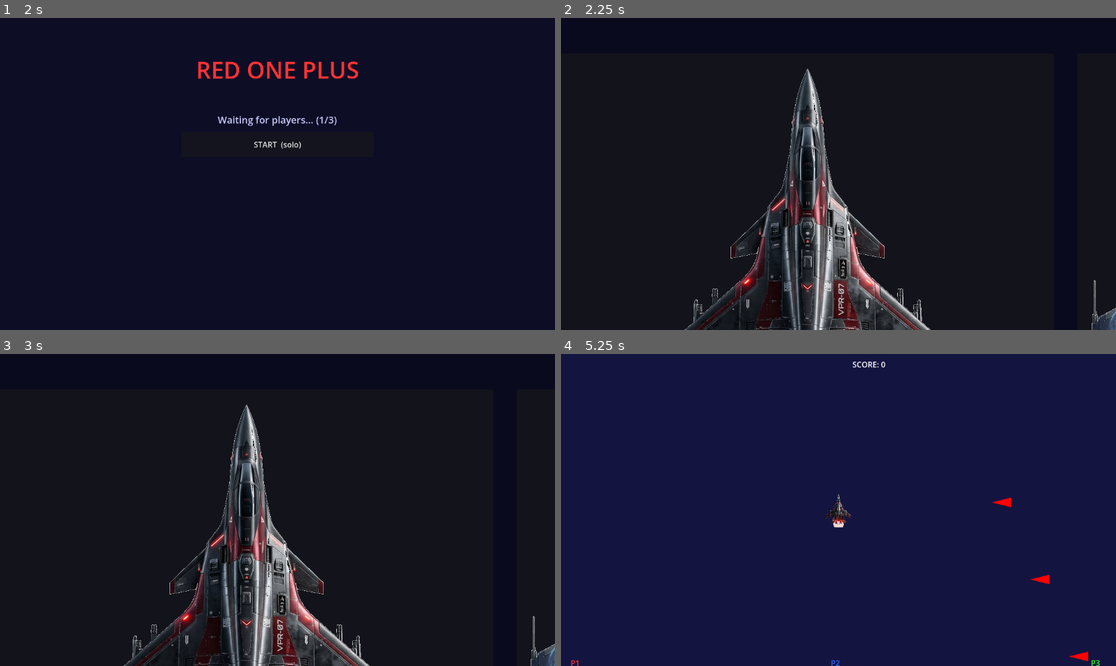
Above: before the commit, frames 1-4 (two rows, left to right).
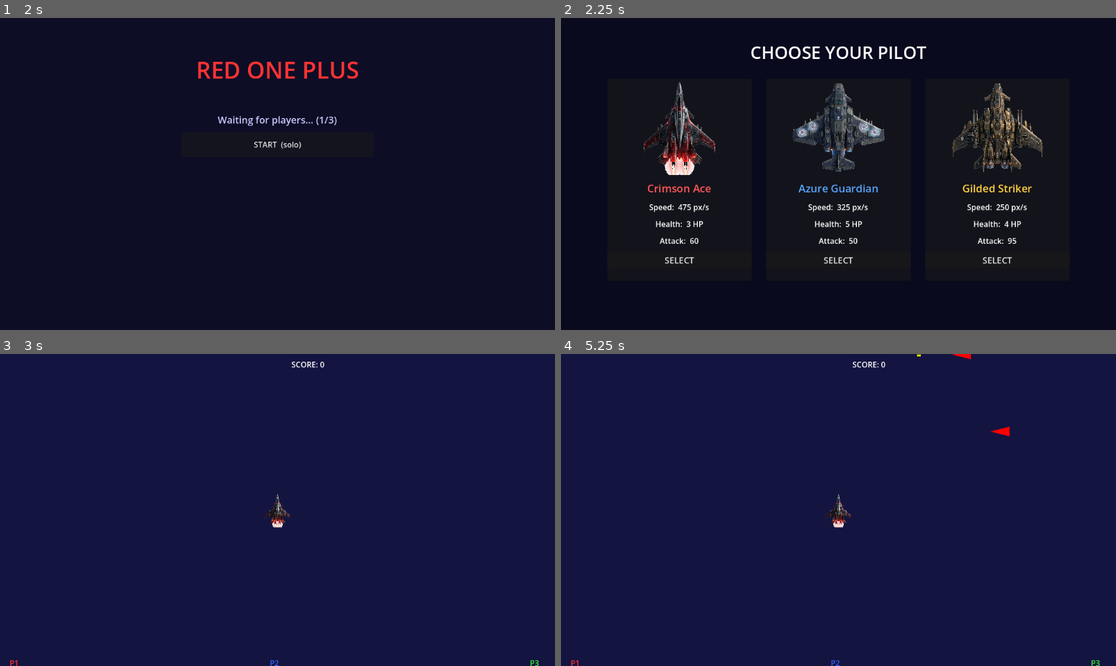
Above: after the commit, the same moments.

Repository: melissaskwarski-stack/Red-one-plus
Game: Godot game, scene res://scenes/MainMenu.tscn
Two runs of this game, one before a commit and one after it. Both use one fixed random seed, a clock stepped at 60 frames per second and the inputs below.
Inputs (mouse positions are in pixels of both pictures, inside the frame that each line leads up to):
- Up to frame 1 (2 s): tap Enter at 0.5 s; hold Right (ui_right) 0.53-1.25 s; hold Shift 0.53-1.25 s; tap Space at 0.77 s; click "HOST GAME" at 1.25 s
- Up to frame 2 (2.25 s): click "START (solo)" at 2 s
- Up to frame 3 (3 s): click (116, 597) at 2.75 s, where only the run after the commit has a clickable "SELECT"
- Up to frame 4 (5.25 s): tap Space at 3.5, 3.77 s; hold Down (ui_down) 3.53-4.28 s; tap Shift at 3.6, 5.1 s; tap Enter at 4.25 s; hold Right (ui_right) 4.28-5.03 s; hold Shift 4.28-5.03 s; hold Up (ui_up) from 5.03 s (still down)

Frame 1 is identical in both runs. In frame 2, 15% of the frame differs, in the area x 14-100%, y 9-100%; in frame 3, 99%, in the area x 0-100%, y 0-100%; in frame 4, 0.3%.
Error before the commit: Cannot call method 'has_multiplayer_peer' on a null value. (res://scripts/character_select.gd:137)
Error after the commit: Cannot call method 'has_multiplayer_peer' on a null value. (res://scripts/character_select.gd:149)

Commit message:
fix: CharacterSelect cards now fit on screen
Root cause: TextureRect defaulted to EXPAND_KEEP_SIZE, forcing each
card to grow to the texture's 1024x1024 native size. Only one card
fit on screen.

Fixes:
- expand_mode = EXPAND_IGNORE_SIZE so the TextureRect respects
  custom_minimum_size instead of growing to the texture.
- Card sizing tuned (300x420 with 200px sprite area) to fit three
  cards comfortably in a 1152px-wide viewport.
- CenterContainer wraps the layout so it stays centered on resize.

Co-Authored-By: Claude Opus 4.7 <noreply@anthropic.com>

Diff:
--- a/scripts/character_select.gd
+++ b/scripts/character_select.gd
@@ -15,6 +15,12 @@
 	3: {char_name = "Gilded Striker", speed_px = 250, max_health = 4, attack = 95, color = Color(1.0, 0.82, 0.25)},
 }
 
+# Card dimensions — tuned so 3 cards fit comfortably in a 1152px-wide window.
+const CARD_WIDTH      := 300
+const CARD_HEIGHT     := 420
+const SPRITE_HEIGHT   := 200
+const CARDS_SEPARATION := 30
+
 var _status_label: Label
 var _selected: bool = false
 
@@ -29,17 +35,22 @@
 # ── UI construction ───────────────────────────────────────────────────────────
 
 func _build_ui() -> void:
-	# Dark background
+	# Dark space-style background
 	var bg := ColorRect.new()
 	bg.color = Color(0.04, 0.04, 0.12)
 	bg.set_anchors_and_offsets_preset(Control.PRESET_FULL_RECT)
 	add_child(bg)
 
-	# Root vbox — fills the screen
-	var root := VBoxContainer.new()
-	root.set_anchors_and_offsets_preset(Control.PRESET_FULL_RECT)
-	root.add_theme_constant_override("separation", 24)
-	add_child(root)
+	# CenterContainer keeps everything centered regardless of window size
+	var center := CenterContainer.new()
+	center.set_anchors_and_offsets_preset(Control.PRESET_FULL_RECT)
+	add_child(center)
+
+	# Vertical column: title → cards row → status
+	var col := VBoxContainer.new()
+	col.add_theme_constant_override("separation", 30)
+	col.alignment = BoxContainer.ALIGNMENT_CENTER
+	center.add_child(col)
 
 	# Title
 	var title := Label.new()
@@ -47,15 +58,13 @@
 	title.horizontal_alignment = HORIZONTAL_ALIGNMENT_CENTER
 	title.add_theme_font_size_override("font_size", 36)
 	title.add_theme_color_override("font_color", Color.WHITE)
-	root.add_child(title)
+	col.add_child(title)
 
 	# Cards row
 	var cards_row := HBoxContainer.new()
-	cards_row.size_flags_horizontal = Control.SIZE_EXPAND_FILL
-	cards_row.size_flags_vertical   = Control.SIZE_EXPAND_FILL
-	cards_row.alignment             = BoxContainer.ALIGNMENT_CENTER
-	cards_row.add_theme_constant_override("separation", 48)
-	root.add_child(cards_row)
+	cards_row.add_theme_constant_override("separation", CARDS_SEPARATION)
+	cards_row.alignment = BoxContainer.ALIGNMENT_CENTER
+	col.add_child(cards_row)
 
 	for char_id in [1, 2, 3]:
 		cards_row.add_child(_build_card(char_id))
@@ -65,37 +74,38 @@
 	_status_label.text = ""
 	_status_label.horizontal_alignment = HORIZONTAL_ALIGNMENT_CENTER
 	_status_label.add_theme_font_size_override("font_size", 18)
-	_status_label.add_theme_color_override("font_color", Color(0.8, 0.8, 0.8))
-	root.add_child(_status_label)
+	_status_label.add_theme_color_override("font_color", Color(0.85, 0.85, 0.85))
+	col.add_child(_status_label)
 
 
 func _build_card(char_id: int) -> Control:
 	var stats: Dictionary = CHARACTER_STATS[char_id]
 
 	var card := PanelContainer.new()
-	card.custom_minimum_size = Vector2(210, 320)
+	card.custom_minimum_size = Vector2(CARD_WIDTH, CARD_HEIGHT)
 
 	var vbox := VBoxContainer.new()
-	vbox.add_theme_constant_override("separation", 10)
+	vbox.add_theme_constant_override("separation", 12)
 	card.add_child(vbox)
 
-	# Plane sprite
+	# Plane sprite — IGNORE_SIZE prevents the 1024×1024 texture from
+	# blowing up the card. STRETCH_KEEP_ASPECT_CENTERED scales it to fit.
 	var tex := TextureRect.new()
 	tex.texture                 = PLANE_TEXTURES[char_id]
+	tex.expand_mode             = TextureRect.EXPAND_IGNORE_SIZE
 	tex.stretch_mode            = TextureRect.STRETCH_KEEP_ASPECT_CENTERED
-	tex.custom_minimum_size     = Vector2(190, 130)
-	tex.size_flags_horizontal   = Control.SIZE_EXPAND_FILL
+	tex.custom_minimum_size     = Vector2(CARD_WIDTH - 20, SPRITE_HEIGHT)
 	vbox.add_child(tex)
 
-	# Character name
+	# Character name (colored by faction)
 	var name_lbl := Label.new()
 	name_lbl.text                      = stats.char_name
 	name_lbl.horizontal_alignment      = HORIZONTAL_ALIGNMENT_CENTER
-	name_lbl.add_theme_font_size_override("font_size", 20)
+	name_lbl.add_theme_font_size_override("font_size", 22)
 	name_lbl.add_theme_color_override("font_color", stats.color)
 	vbox.add_child(name_lbl)
 
-	# Stats
+	# Stats rows
 	for pair in [
 		["Speed",  "%d px/s" % stats.speed_px],
 		["Health", "%d HP"   % stats.max_health],
@@ -104,12 +114,14 @@
 		var lbl := Label.new()
 		lbl.text                 = "%s:  %s" % [pair[0], pair[1]]
 		lbl.horizontal_alignment = HORIZONTAL_ALIGNMENT_CENTER
+		lbl.add_theme_font_size_override("font_size", 16)
 		vbox.add_child(lbl)
 
 	# Select button
 	var btn := Button.new()
 	btn.text = "SELECT"
 	btn.size_flags_horizontal = Control.SIZE_EXPAND_FILL
+	btn.add_theme_font_size_override("font_size", 18)
 	btn.pressed.connect(_on_select.bind(char_id))
 	vbox.add_child(btn)
 
